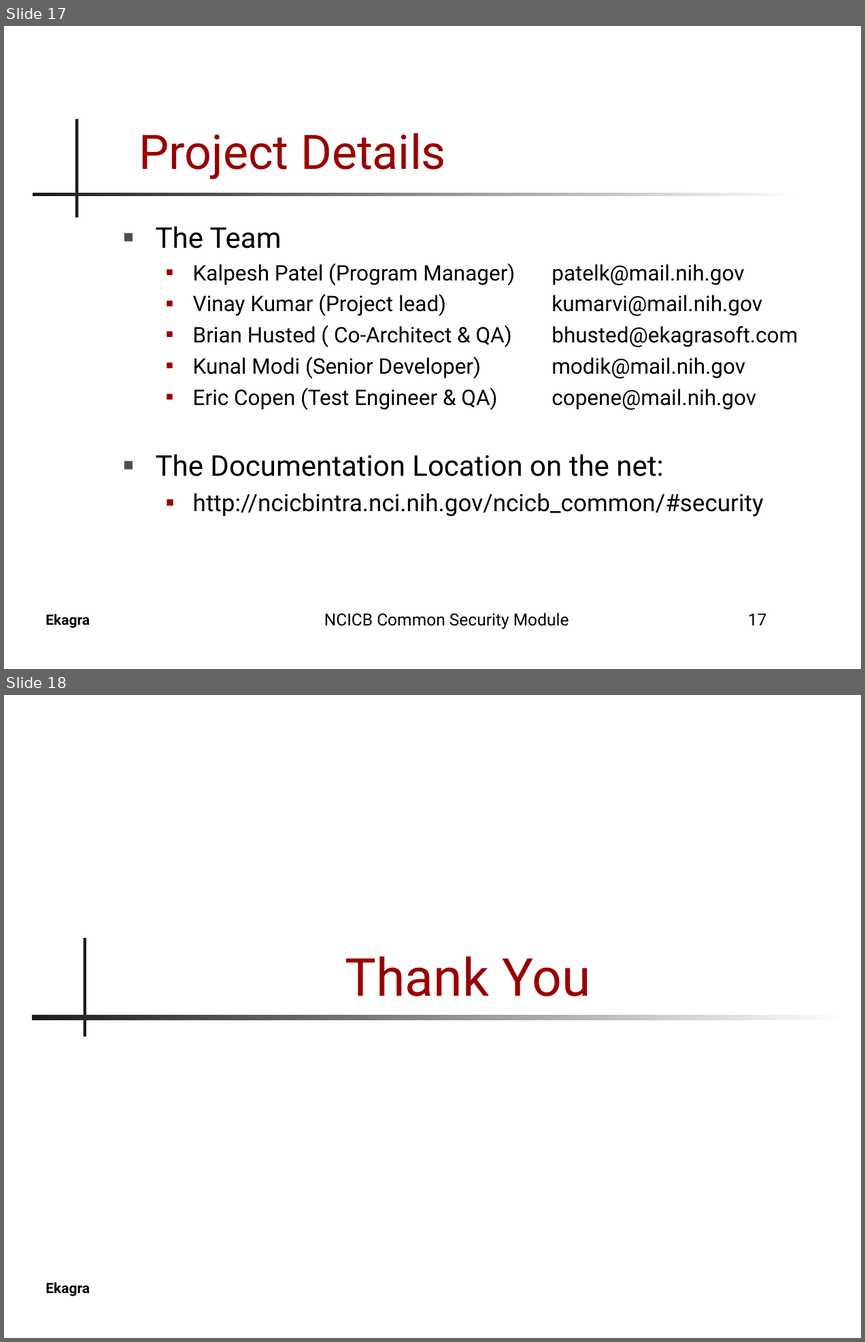
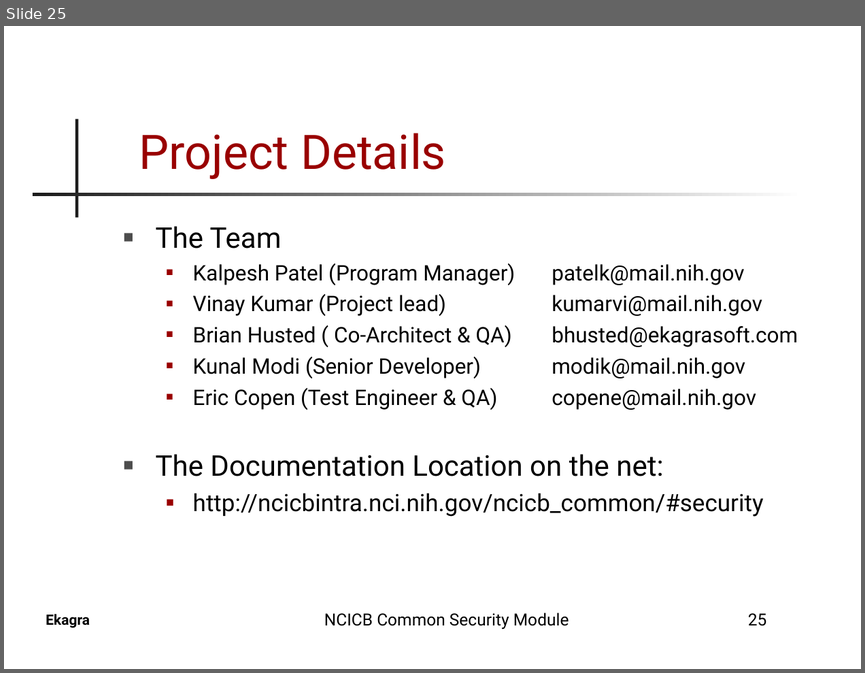
Before and after one commit to CBIIT/common-security-module-docs, a slide deck: CSM_Presentation.ppt. Shown one above the other, each under a label of ours: slides 17 and 18 before the commit, slide 25 after it. The pictures are 865x1342 and 865x673 pixels, drawn with LibreOffice and Linux fonts; fonts in the diff are those of the drawing; background and template pictures are left out. Boxes give left, top, right and bottom in pixels: in the first picture for what was removed or moved away, otherwise in the second. Text is boxed around its words. In the diff, an @@ line names an element or a change of style, - is before the commit and + after.

```diff
--- a/CSM_Presentation.ppt
+++ b/CSM_Presentation.ppt
@@ slide 18 removed at (x1=4, y1=695, x2=861, y2=1338), background #FFFFFF; not listed: 1 template element that a slide beside it also shows @@
@@ rectangle removed at (x1=84, y1=938, x2=87, y2=1036) @@
@@ title removed at (x1=345, y1=956, x2=590, y2=996) @@
-Thank You
@@ rectangle removed at (x1=33, y1=1015, x2=847, y2=1020) @@
@@ what was slide 17 is now slide 25 @@
@@ page number at (x1=748, y1=613, x2=767, y2=626): text changed @@
-17
+25
```
Also in this commit, not shown: 7 slides changed, 9 slides added.
